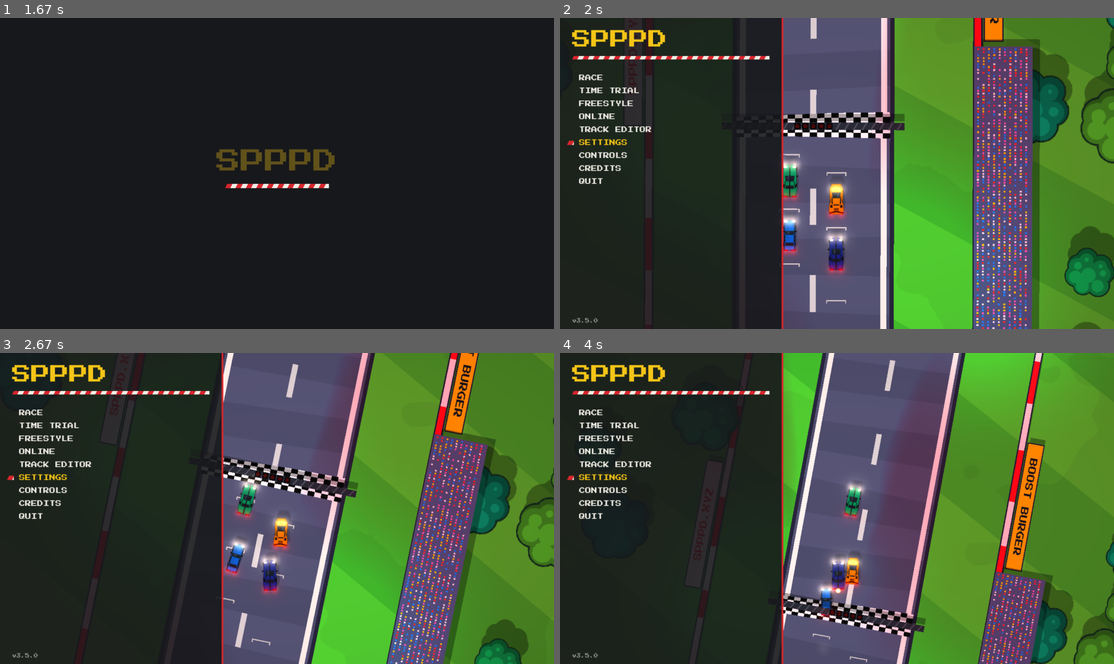
Above: before the commit, frames 1-4 (two rows, left to right).
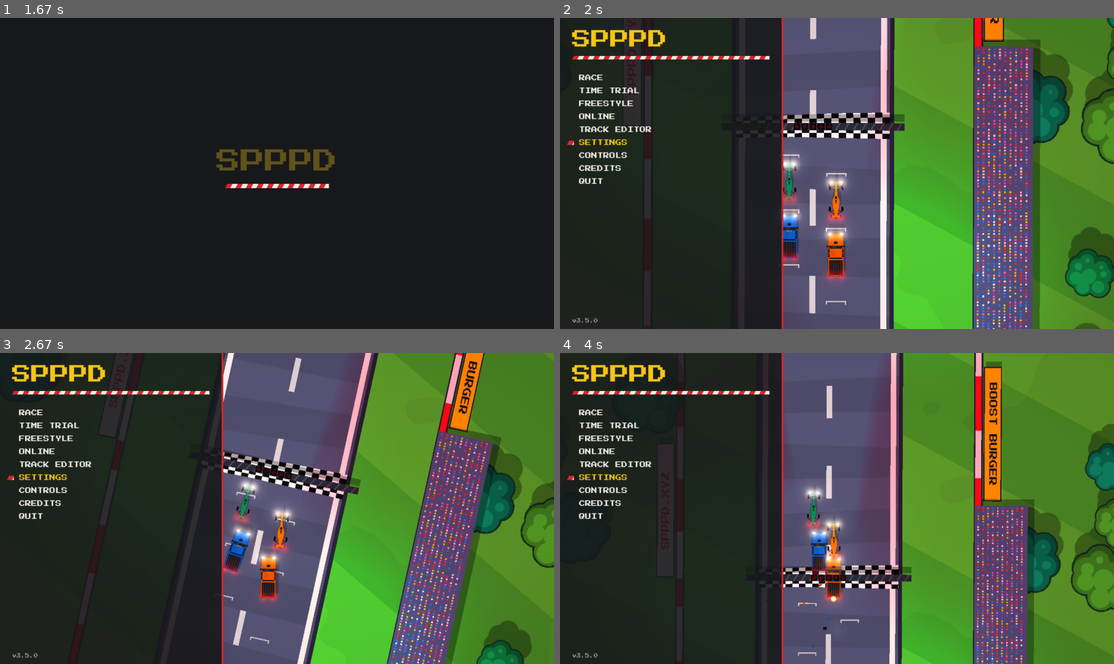
Above: after the commit, the same moments.

Repository: vanillaiice/spppd
Game: LÖVE game, started from main.lua
The game is run twice, just before and just after one commit, with the same random seed, the same clock (stepped at 60 frames per second) and the same inputs.
Inputs (mouse positions are in pixels of both pictures, inside the frame that each line leads up to):
- Up to frame 1 (1.67 s): click (105, 126) at 1.5 s
- Up to frame 2 (2 s): hold Down from 1.78 s (still down); move the mouse to (665, 245) at 1.82 s
- Up to frame 3 (2.67 s): release Down at 2.25 s; hold Left from 2.33 s (still down)
- Up to frame 4 (4 s): release Left at 2.73 s; hold Up 2.77-3.13 s; hold Down 3.17-3.53 s; hold Left from 3.57 s (still down)

Frame 1 is identical in both runs. In frame 2, 5.8% of the frame differs, in the area x 40-100%, y 0-100%; in frame 3, 13%; in frame 4, 33%, in the area x 21-100%, y 0-100%.

Commit message:
Add FORMULA KID, a junior single-seater
640 kg, a small turbo four and the grippiest tyres in the garage, with
the lowest top speed (228 km/h). The xoroz fork's TATUS, renamed, with
a 3.4 final drive (was 3.6) so boost doesn't tighten its turns past
the limit every car is held to.

Co-Authored-By: Claude Opus 5.5 <noreply@anthropic.com>

Diff:
--- a/fastlane/metadata/android/en-US/full_description.txt
+++ b/fastlane/metadata/android/en-US/full_description.txt
@@ -1,6 +1,6 @@
 SPPPD is a top-down racing game. Race the AI, set time trials, drift around in freestyle, or race up to three friends online. Phones race desktops.
 
-<b>12 cars, 10 tracks, four times of day.</b> From a 235 hp four-cylinder to a quad-turbo 16 at 381 km/h, each sounding like the engine it has. Race at day, dusk, night or midnight, under floodlights and your own headlights.
+<b>13 cars, 10 tracks, four times of day.</b> From a 235 hp four-cylinder to a quad-turbo 16 at 381 km/h, each sounding like the engine it has. Race at day, dusk, night or midnight, under floodlights and your own headlights.
 
 <b>Slide for boost.</b> The boost bar fills on its own, and three times faster while you're sideways. Sit in someone's slipstream, then pull out and slingshot past.
 
--- a/src/entities/garage.lua
+++ b/src/entities/garage.lua
@@ -13,6 +13,7 @@
   require("src/entities/vehicles/quad_turbo"),
   require("src/entities/vehicles/baja_beast"),
   require("src/entities/vehicles/open_wheeler"),
+  require("src/entities/vehicles/formula_kid"),
 }
 
 function garage.byId(id)
--- /dev/null
+++ b/src/entities/vehicles/formula_kid.lua
@@ -0,0 +1,36 @@
+local base = require("src/entities/vehicles/base")
+
+-- A junior single-seater: a small turbo four, slicks and short gears. It keeps
+-- huge speed through the corners and runs out of puff on the straights.
+return base.define({
+  id = "formula_kid",
+  name = "FORMULA KID",
+  blurb = "A junior single-seater. Sticky slicks, short gears, not much top end.",
+  bodyStyle = "formula",
+  color = { 0.08, 0.32, 0.78 },
+  mass = 640,
+  weightFront = 0.42,
+  cgHeight = 0.28,
+  wheelbase = 2.9,
+  track = 1.65,
+  length = 4.9,
+  width = 1.75,
+  rollBalance = 0.5,
+  grip = 1.295,
+  peakSlip = 0.12,
+  looseDrag = 1.0,
+  cylinders = 4,
+  turbos = 1,
+  raceExhaust = true,
+  peakTorque = 250,
+  redline = 7200,
+  gears = { 3.0, 2.3, 1.85, 1.55, 1.34, 1.18 },
+  finalDrive = 3.4,
+  dragArea = 0.65,
+  liftArea = 0.3,
+  brakeG = 1.4,
+  engineBrake = 400,
+  handbrakeForce = 4000,
+  steerSpeed = math.rad(380),
+  boostPower = 90000,
+})
--- a/src/sim/car_stats_data.lua
+++ b/src/sim/car_stats_data.lua
@@ -12,4 +12,5 @@
   quad_turbo = { speed = 381.3, accel = 2.69, brake = 32.8, handling = 0.91, tires = 1.125 },
   baja_beast = { speed = 274.7, accel = 4.11, brake = 34.9, handling = 0.79, tires = 1.049 },
   open_wheeler = { speed = 337.7, accel = 4.06, brake = 30.6, handling = 0.841, tires = 1.235 },
+  formula_kid = { speed = 227.7, accel = 3.7, brake = 30.9, handling = 0.898, tires = 1.254 },
 }
--- a/tests/test_cars.lua
+++ b/tests/test_cars.lua
@@ -35,3 +35,23 @@
     h.assertTrue(tofu.handling.score > bull.handling.score, "TOFU RUNNER handles better than BIG BULL")
   end)
 end)
+
+h.describe("formula kid", function()
+  local kid = garage.byId("formula_kid")
+
+  h.it("is in the garage, at the end so saved picks keep their car", function()
+    h.assertEq(kid.id, "formula_kid")
+    h.assertEq(garage[#garage], kid)
+  end)
+
+  h.it("has the grippiest tyres and the lowest top speed", function()
+    local mine = stats.of(kid)
+    for _, spec in ipairs(garage) do
+      if spec ~= kid then
+        local other = stats.of(spec)
+        h.assertTrue(mine.tires.value > other.tires.value, "tyres beat " .. spec.name)
+        h.assertTrue(mine.speed.value < other.speed.value, "slower than " .. spec.name)
+      end
+    end
+  end)
+end)
Not shown, changed: ARCHITECTURE.md
